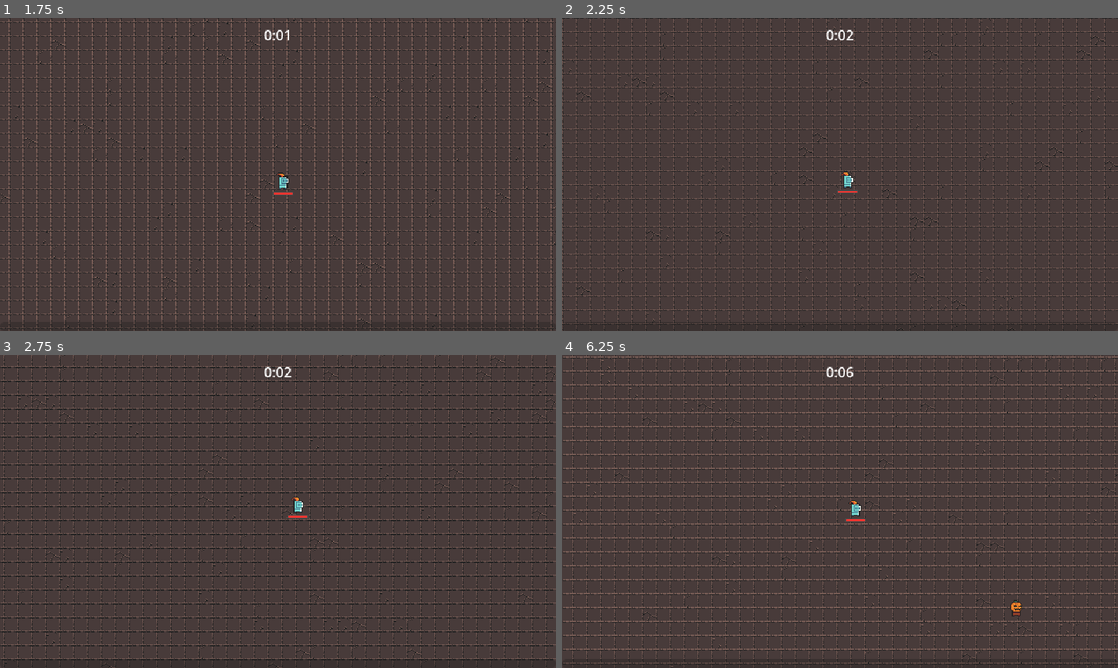
Above: before the commit, frames 1-4 (two rows, left to right).
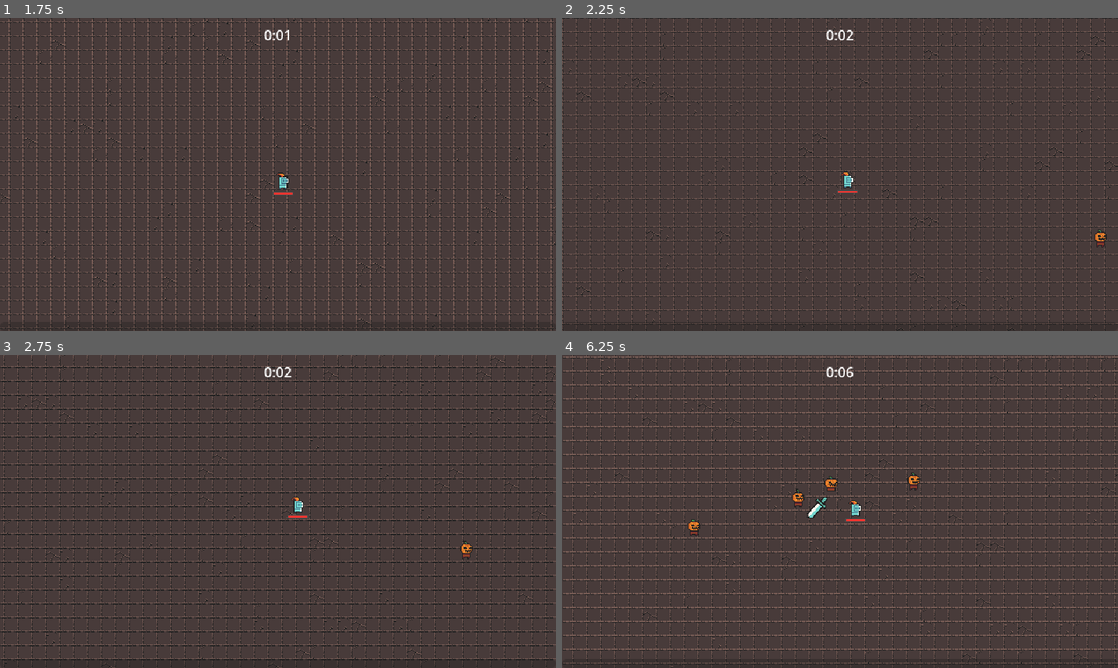
Above: after the commit, the same moments.

Repository: cqbMatroskin/2D-Top-Down
Game: Godot game, scene res://scene/level/level.tscn
Two runs of this game, one before a commit and one after it. Both use one fixed random seed, a clock stepped at 60 frames per second and the inputs below.
Inputs (mouse positions are in pixels of both pictures, inside the frame that each line leads up to):
- Up to frame 1 (1.75 s): move the mouse to (400, 158) at 0.52 s; press the mouse at (400, 158) at 0.53 s; hold D (move_right) 0.53-1.28 s; move the mouse to (166, 190) at 1.27 s; release the mouse at (166, 190) at 1.28 s; hold S (move_down) from 1.28 s (still down); click (166, 190) at 1.35 s
- Up to frame 2 (2.25 s): move the mouse to (895, 105) at 2.02 s; release S (move_down) at 2.03 s; press the mouse at (895, 105) at 2.03 s; hold D (move_right) from 2.03 s (still down)
- Up to frame 3 (2.75 s): keep holding D (move_right)
- Up to frame 4 (6.25 s): move the mouse to (812, 574) at 2.77 s; release D (move_right) at 2.78 s; release the mouse at (812, 574) at 2.78 s; hold W (move_up) 2.78-3.53 s; click (812, 574) at 2.85 s; move the mouse to (1006, 558) at 3.52 s; press the mouse at (1006, 558) at 3.53 s; hold A (move_left) 3.53-5.03 s; move the mouse to (673, 464) at 4.27 s; release the mouse at (673, 464) at 4.28 s; click (673, 464) at 4.35 s; move the mouse to (867, 511) at 5.02 s; press the mouse at (867, 511) at 5.03 s; hold S (move_down) 5.03-5.78 s; move the mouse to (756, 433) at 5.77 s; release the mouse at (756, 433) at 5.78 s; hold D (move_right) from 5.78 s (still down); click (756, 433) at 5.85 s

Frame 1 is identical in both runs. In frame 2, less than 0.1% of the frame differs, in the area x 95-98%, y 67-74%; in frame 3, less than 0.1%; in frame 4, 0.5%, in the area x 22-83%, y 37-84%.

Commit message:
Теперь мобы спавнятся только внутри помещения

Diff:
--- a/scene/manager/spawner/enemy_spawner.gd
+++ b/scene/manager/spawner/enemy_spawner.gd
@@ -19,18 +19,33 @@
 func on_difficulty_increased(difficulty_level: int) -> void:
 	var new_spawn_time: float = max(MIN_SPAWN_TIME, (base_spawn_time - (difficulty_level * difficulty_multiplier)))
 	timer.wait_time = new_spawn_time
-	print_debug(new_spawn_time)
+
+func get_spawn_position() -> Vector2:
+	var player: Node2D = get_tree().get_first_node_in_group("player") as Node2D
+	var spawn_position: Vector2
+	var random_direction: Vector2 = Vector2.RIGHT.rotated(randf_range(0, TAU))
+	var random_distance: int = randi_range(380, 500)
+
+	for i in 24:
+		spawn_position = player.global_position + (random_direction * random_distance)
+		# Луч
+		var raycast: PhysicsRayQueryParameters2D = PhysicsRayQueryParameters2D.create(player.global_position, spawn_position, 1)
+		# Проверяем есть ли между игроком и мобом препятствия
+		var intersection: Dictionary = get_tree().root.world_2d.direct_space_state.intersect_ray(raycast)
+		if intersection.is_empty():
+			break
+		else:
+			# В случае если есть пересечение, то поворачиваем лучш на 15 градусов
+			random_direction = random_direction.rotated(deg_to_rad(15))
+
+	return spawn_position
 
 func _on_timer_timeout() -> void:
 	var player: Node2D = get_tree().get_first_node_in_group("player") as Node2D
 	if player == null:
 		return
 
-	var random_direction: Vector2 = Vector2.RIGHT.rotated(randf_range(0, TAU))
-	var random_distance: int = randi_range(380, 500)
-	var spawn_position: Vector2 = player.global_position + (random_direction * random_distance)
-
 	var enemy: Node2D = pumpkin_dude_scene.instantiate() as Node2D
 	var back_layer: Node2D = get_tree().get_first_node_in_group("back_layer") as Node2D
 	back_layer.add_child(enemy)
-	enemy.global_position = spawn_position
+	enemy.global_position = get_spawn_position()
